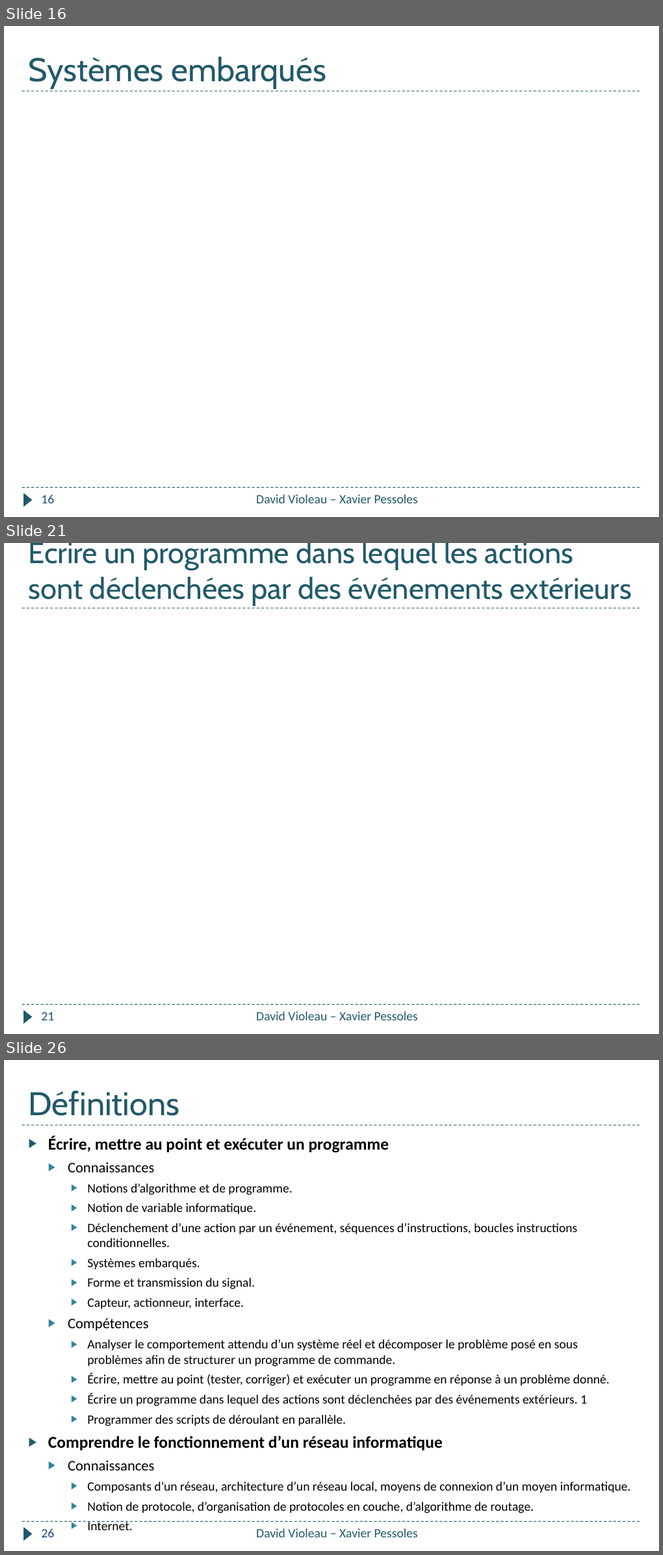
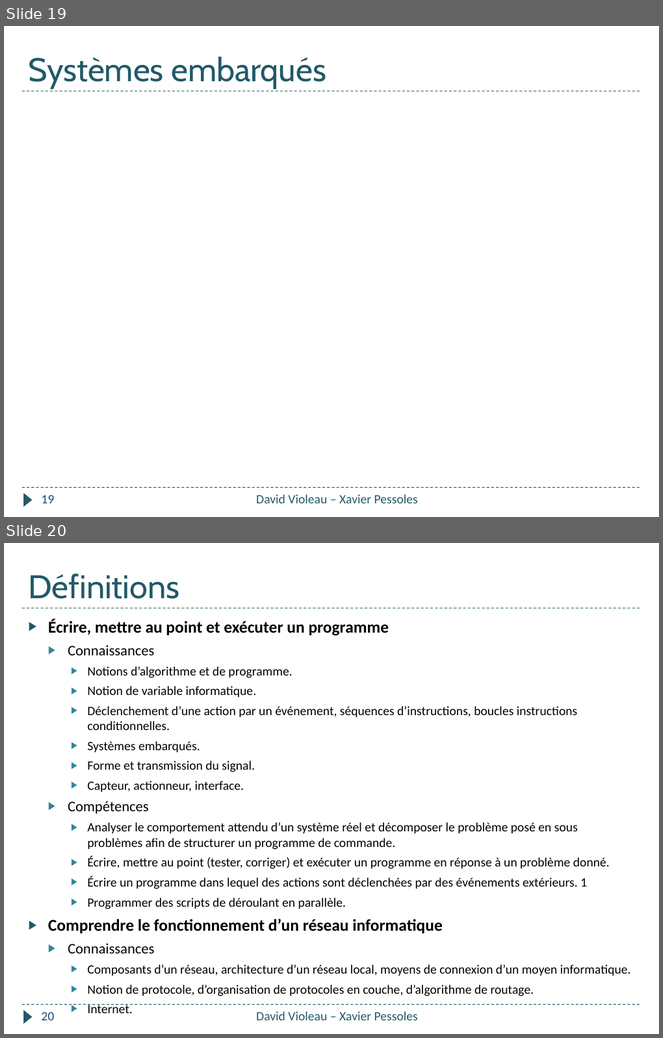
Before and after one commit to xpessoles/Informatique_College, a slide deck: Formation_2018/Quizz_Pomme/Quizz_Pomme.pptx. Shown one above the other, each under a label of ours: slides 16, 21 and 26 before the commit, slides 19 and 20 after it; the slides between them are not shown. The pictures are 663x1555 and 663x1038 pixels, drawn with LibreOffice and Linux fonts; fonts in the diff are those of the drawing. Boxes give left, top, right and bottom in pixels: in the first picture for what was removed or moved away, otherwise in the second. Text is boxed around its words. In the diff, an @@ line names an element or a change of style, - is before the commit and + after.

```diff
--- a/Formation_2018/Quizz_Pomme/Quizz_Pomme.pptx
+++ b/Formation_2018/Quizz_Pomme/Quizz_Pomme.pptx
@@ slide 21 removed at (4, 543, 659, 1034), background #FFFFFF; not listed: 3 template elements that a slide beside it also shows @@
@@ title removed at (29, 543, 632, 605) @@
-Écrire un programme dans lequel les actions sont déclenchées par des événements extérieurs
@@ page number removed at (41, 1012, 54, 1021) @@
-21
@@ text removed at (256, 1012, 418, 1021) @@
-David Violeau – Xavier Pessoles
@@ what was slide 16 is now slide 19 @@
@@ page number at (41, 495, 54, 504): text changed @@
-16
+19
@@ what was slide 26 is now slide 20 @@
@@ page number at (41, 1012, 54, 1021): text changed @@
-26
+20
```
Also in this commit, not shown: 7 slides changed, 2 slides added, 7 other slides removed.
